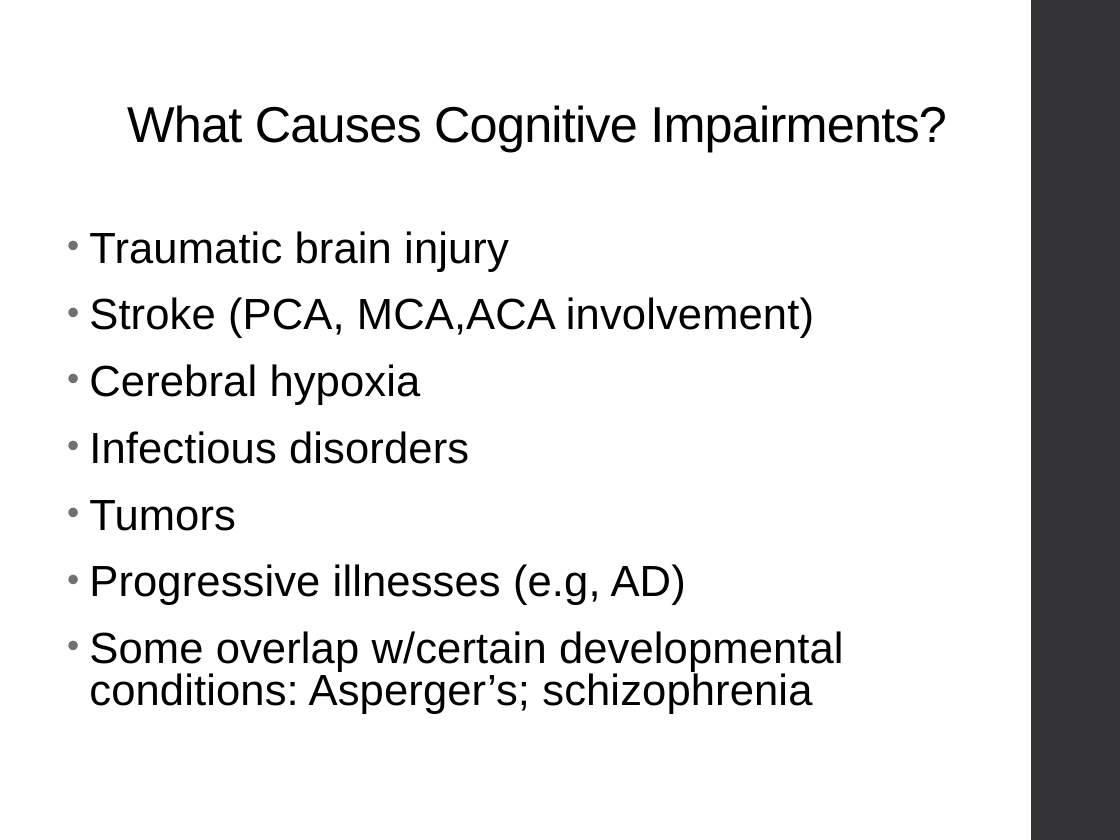
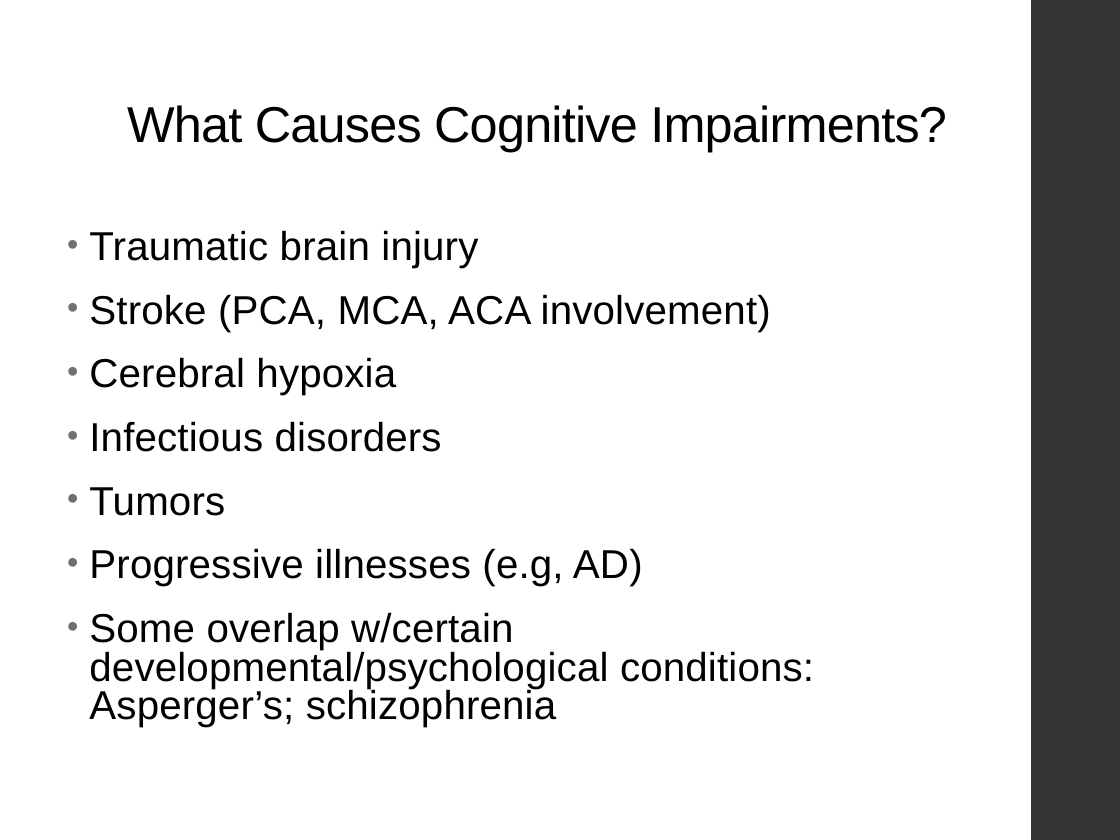
Before and after one commit to Jim-Wright90/cds_663_winter_2021, a slide deck: slide 24 of slides/Week1_21.pptx. Drawn at 1120x840 pixels with LibreOffice and Linux fonts; fonts in the diff are those of the drawing. Boxes give left, top, right and bottom in pixels: in the first picture for what was removed or moved away, otherwise in the second. Text is boxed around its words. In the diff, an @@ line names an element or a change of style, - is before the commit and + after.

```diff
--- a/slides/Week1_21.pptx
+++ b/slides/Week1_21.pptx
@@ text at <box>89,230,643,586</box>: size 28 to 25.9 pt in "Traumatic brain injury", "Cerebral hypoxia", "Infectious disorders", "Tumors" and 1 more places @@
@@ text at <box>89,294,771,332</box>: text changed; size 28 to 25.9 pt @@
-• Stroke (PCA, MCA,ACA involvement)
+• Stroke (PCA, MCA, ACA involvement)
@@ text at <box>89,612,814,727</box>: text changed; size 28 to 25.9 pt @@
-• Some overlap w/certain developmental conditions: Asperger’s; schizophrenia
+• Some overlap w/certain developmental/psychological conditions: Asperger’s; schizophrenia
```
Also in this commit, not shown: 7 other slides changed, 2 slides removed, 6 other files.
